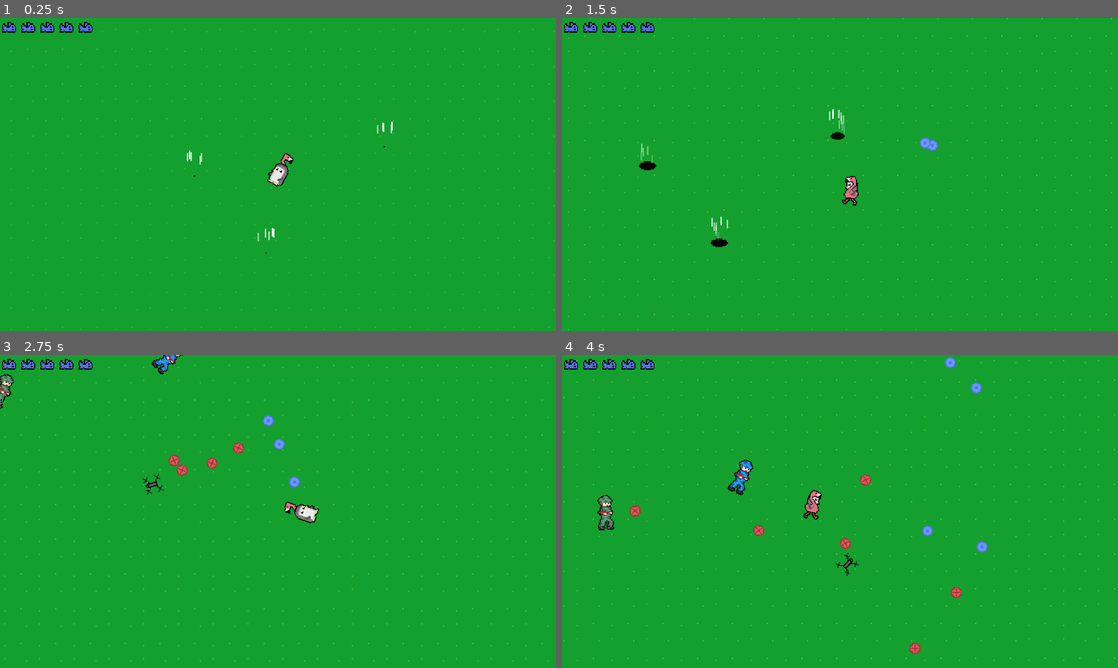
Above: before the commit, frames 1-4 (two rows, left to right).
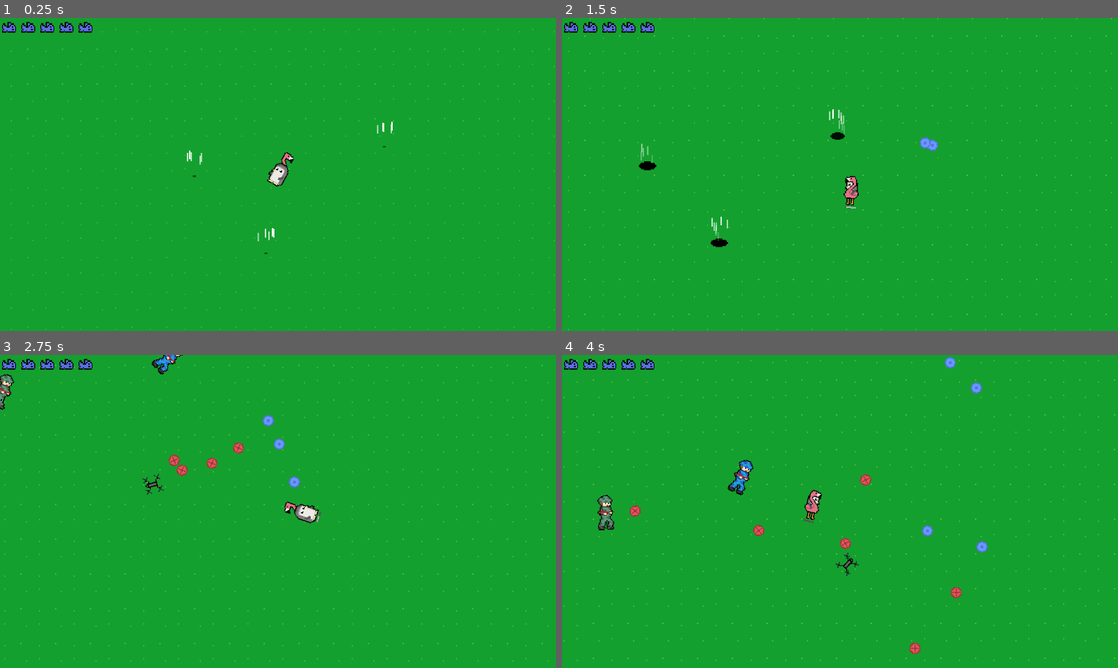
Above: after the commit, the same moments.

Repository: wladi0097/PenMingo
Game: Godot game, scene res://worlds/Debug.tscn
Same seed, same stepped clock (60 frames per second), same inputs: the game is played once before the commit and once after it. This scene is started directly instead of the project's main scene.
Inputs (mouse positions are in pixels of both pictures, inside the frame that each line leads up to):
- Up to frame 1 (0.25 s): no input
- Up to frame 2 (1.5 s): move the mouse to (962, 158) at 0.52 s; press the mouse at (962, 158) at 0.53 s; hold D (right) 0.53-1.28 s; right-click (962, 158) at 0.8 s; move the mouse to (728, 190) at 1.27 s; release the mouse at (728, 190) at 1.28 s; hold S (down) from 1.28 s (still down); right-click (728, 190) at 1.35 s
- Up to frame 3 (2.75 s): click (166, 527) at 1.55 s; move the mouse to (333, 442) at 2.02 s; release S (down) at 2.03 s; press the mouse at (333, 442) at 2.03 s; hold D (right) from 2.03 s (still down); right-click (333, 442) at 2.3 s
- Up to frame 4 (4 s): move the mouse to (812, 574) at 2.77 s; release D (right) at 2.78 s; release the mouse at (812, 574) at 2.78 s; hold W (up) 2.78-3.53 s; right-click (812, 574) at 2.85 s; click (812, 574) at 3.05 s; move the mouse to (1006, 558) at 3.52 s; press the mouse at (1006, 558) at 3.53 s; hold A (left) from 3.53 s (still down); right-click (1006, 558) at 3.8 s

The runs differ from the first frame. In frame 1, less than 0.1% of the frame differs, in the area x 34-70%, y 40-76%; in frame 2, less than 0.1%, in the area x 50-54%, y 54-61%; in frame 3, less than 0.1%; in frame 4, less than 0.1%.

Commit message:
minor game feel improvements

Diff:
--- a/entities/Player.gd
+++ b/entities/Player.gd
@@ -27,6 +27,8 @@
 onready var pickupTextAnimationPlayer := $PickupTextAnimationPlayer
 onready var upgradeAudio := $upgradeAudio
 onready var healAudio := $healAudio
+onready var slideTimeAnimationPlayer := $SliderTimeAnimation/AnimationPlayer
+onready var sliderTimeAnimationContainer := $SliderTimeAnimation
 
 onready var penguinShootLoopAudio := $penguinShootLoop
 onready var penguinShotTimer := $penguinShotTimer
@@ -92,6 +94,7 @@
 
 func slide():
 	if switchTimer.is_stopped():
+		slideTimeAnimationPlayer.play("progress")
 		switchTimer.start()
 		invincibleTimerAfterSwitch.start()
 		penguinShootLoopAudio.stop()
@@ -207,10 +210,12 @@
 		penguinSpriteCollection.scale.y = -1
 		flamingoSpriteCollection.scale.y = -1
 		collision.position.y = 1
+		sliderTimeAnimationContainer.scale.y = -1
 	else:
 		penguinSpriteCollection.scale.y = 1
 		flamingoSpriteCollection.scale.y = 1
 		collision.position.y = -1
+		sliderTimeAnimationContainer.scale.y = 1
 
 func hit(body, dmg):
 	if !hitCooldown.is_stopped() || !invincibleTimerAfterSwitch.is_stopped(): return
@@ -233,8 +238,9 @@
 	$deathAudio.play()
 
 func heal():
+	healAudio.play()
+
 	if currentHp <= maxHp:
-		healAudio.play()
 		currentHp += 1
 		updateHpBox()
 
--- a/entities/Player.tscn
+++ b/entities/Player.tscn
@@ -127,7 +127,7 @@
 tracks/0/imported = false
 tracks/0/enabled = true
 tracks/0/keys = {
-"times": PoolRealArray( 0, 0.0470304 ),
+"times": PoolRealArray( 0, 0.0756017 ),
 "transitions": PoolRealArray( 1, 1 ),
 "update": 1,
 "values": [ false, true ]
@@ -244,6 +244,46 @@
 "speed": 2.0
 } ]
 
+[sub_resource type="Animation" id=27]
+resource_name = "progress"
+length = 0.8
+tracks/0/type = "value"
+tracks/0/path = NodePath("SliderTimeAnimation/progress:points")
+tracks/0/interp = 1
+tracks/0/loop_wrap = true
+tracks/0/imported = false
+tracks/0/enabled = true
+tracks/0/keys = {
+"times": PoolRealArray( 0, 0.2, 0.4, 0.6, 0.8 ),
+"transitions": PoolRealArray( 1, 1, 1, 1, 1 ),
+"update": 1,
+"values": [ PoolVector2Array( 0, 0, 0, 0 ), PoolVector2Array( 3, 0, 0, 0 ), PoolVector2Array( 6, 0, 0, 0 ), PoolVector2Array( 9, 0, 0, 0 ), PoolVector2Array( 10, 0, 0, 0 ) ]
+}
+tracks/1/type = "value"
+tracks/1/path = NodePath("SliderTimeAnimation:visible")
+tracks/1/interp = 1
+tracks/1/loop_wrap = true
+tracks/1/imported = false
+tracks/1/enabled = true
+tracks/1/keys = {
+"times": PoolRealArray( 0, 0.0522208, 0.8 ),
+"transitions": PoolRealArray( 1, 1, 1 ),
+"update": 1,
+"values": [ false, true, false ]
+}
+tracks/2/type = "value"
+tracks/2/path = NodePath("SliderTimeAnimation:modulate")
+tracks/2/interp = 1
+tracks/2/loop_wrap = true
+tracks/2/imported = false
+tracks/2/enabled = true
+tracks/2/keys = {
+"times": PoolRealArray( 0.00746011, 0.104442, 0.7, 0.8 ),
+"transitions": PoolRealArray( 1, 1, 1, 1 ),
+"update": 0,
+"values": [ Color( 1, 1, 1, 0 ), Color( 1, 1, 1, 1 ), Color( 1, 1, 1, 1 ), Color( 1, 1, 1, 0 ) ]
+}
+
 [node name="Player" type="KinematicBody2D"]
 collision_layer = 4
 collision_mask = 43
@@ -299,11 +339,13 @@
 visible = false
 position = Vector2( 0, -6 )
 frames = SubResource( 13 )
+frame = 1
 playing = true
 
 [node name="penguinIdle" type="AnimatedSprite" parent="PenguinSprite"]
 position = Vector2( -5.36442e-07, -6 )
 frames = SubResource( 7 )
+frame = 1
 playing = true
 
 [node name="penguinAttack" type="AnimatedSprite" parent="PenguinSprite"]
@@ -316,6 +358,7 @@
 [node name="penguinIdleBackpack" type="AnimatedSprite" parent="PenguinSprite"]
 position = Vector2( 0, -6 )
 frames = SubResource( 10 )
+frame = 1
 playing = true
 
 [node name="penguinShot" type="Position2D" parent="."]
@@ -367,12 +410,33 @@
 stream = ExtResource( 18 )
 volume_db = 2.0
 
+[node name="SliderTimeAnimation" type="Node2D" parent="."]
+visible = false
+modulate = Color( 1, 1, 1, 0 )
+
+[node name="background" type="Line2D" parent="SliderTimeAnimation"]
+position = Vector2( -5, 12 )
+points = PoolVector2Array( 0, 0, 10, 0 )
+width = 1.5
+default_color = Color( 0.329412, 0.329412, 0.329412, 1 )
+
+[node name="progress" type="Line2D" parent="SliderTimeAnimation"]
+position = Vector2( -5, 12 )
+points = PoolVector2Array( 10, 0, 0, 0 )
+width = 1.0
+default_color = Color( 0.72549, 0.72549, 0.72549, 1 )
+
+[node name="AnimationPlayer" type="AnimationPlayer" parent="SliderTimeAnimation"]
+root_node = NodePath("../..")
+anims/progress = SubResource( 27 )
+
 [node name="CanvasLayer" type="CanvasLayer" parent="."]
 
 [node name="Control" type="Control" parent="CanvasLayer"]
 anchor_right = 1.0
 anchor_bottom = 1.0
 __meta__ = {
+"_edit_lock_": true,
 "_edit_use_anchors_": false
 }
 
@@ -380,6 +444,7 @@
 margin_right = 212.0
 margin_bottom = 50.0
 __meta__ = {
+"_edit_lock_": true,
 "_edit_use_anchors_": false
 }
 
--- a/entities/ShootEnemy.tscn
+++ b/entities/ShootEnemy.tscn
@@ -151,7 +151,7 @@
 [node name="regularMoveSprite" type="AnimatedSprite" parent="."]
 visible = false
 frames = SubResource( 13 )
-frame = 3
+frame = 2
 playing = true
 
 [node name="shotgunAttackSprite" type="AnimatedSprite" parent="."]
@@ -162,7 +162,7 @@
 [node name="shotgunMoveSprite" type="AnimatedSprite" parent="."]
 visible = false
 frames = SubResource( 23 )
-frame = 3
+frame = 2
 playing = true
 
 [node name="CollisionShape2D" type="CollisionShape2D" parent="."]
--- a/entities/Spawner.tscn
+++ b/entities/Spawner.tscn
@@ -83,8 +83,9 @@
 script = ExtResource( 2 )
 
 [node name="Sprite" type="Sprite" parent="."]
+modulate = Color( 1, 1, 1, 0.471469 )
 position = Vector2( 0, 1 )
-scale = Vector2( 0.121243, 0.121243 )
+scale = Vector2( 0.214134, 0.214134 )
 texture = ExtResource( 1 )
 
 [node name="AnimationPlayer" type="AnimationPlayer" parent="."]
Not shown: 2 places in entities/Player.tscn that only renumber resources
